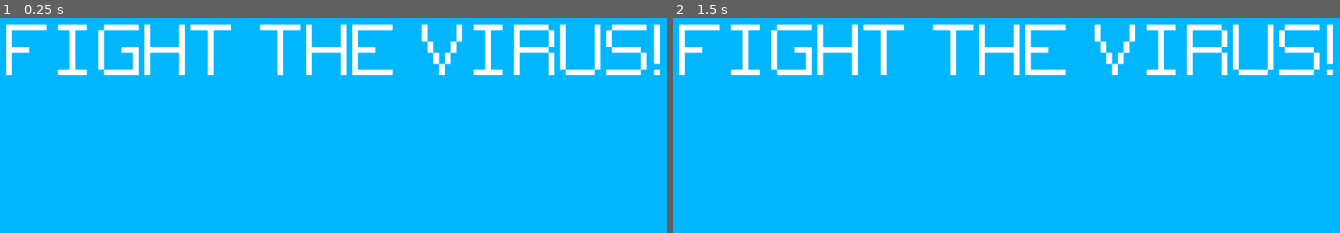
Above: before the commit, frames 1-2 (left to right).
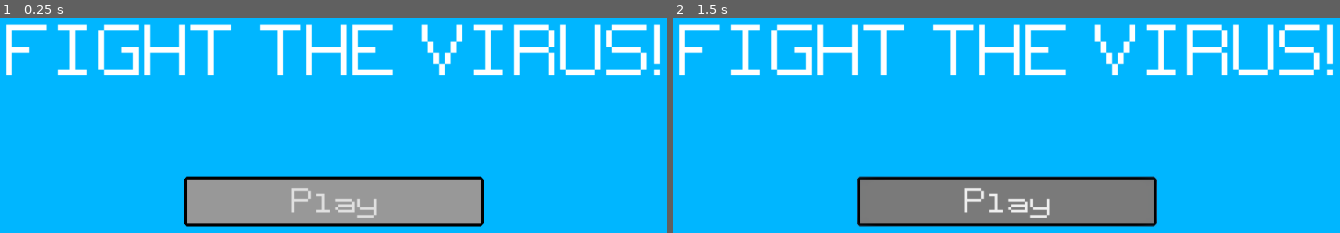
Above: after the commit, the same moments.

Repository: TristanLe07/SoftwareDevelopmentTask4
Game: Godot game, scene res://Control.tscn
The game is run twice, just before and just after one commit, with the same random seed, the same clock (stepped at 60 frames per second) and the same inputs. The project has no main scene, so this scene is started directly.
Inputs (mouse positions are in pixels of both pictures, inside the frame that each line leads up to):
- Up to frame 1 (0.25 s): no input
- Up to frame 2 (1.5 s): click (1006, 200) at 0.5 s, where only the run after the commit has a clickable "Play"; click (1006, 200) at 1.25 s, where only the run after the commit has a clickable "Play"

The runs differ from the first frame. In frame 1, 11% of the frame differs, in the area x 27-73%, y 73-98%; in frame 2, 11%.

Commit message:
rawr

Diff:
--- a/New Game Project/Control.tscn
+++ b/New Game Project/Control.tscn
@@ -1,10 +1,17 @@
-[gd_scene load_steps=3 format=2]
+[gd_scene load_steps=7 format=2]
 
 [ext_resource path="res://assets/font/Spritecoder_Regular.ttf" type="DynamicFontData" id=1]
+[ext_resource path="res://assets/Buttons/ButtonHover.tres" type="StyleBox" id=2]
+[ext_resource path="res://assets/Buttons/ButtonNormal.tres" type="StyleBox" id=3]
+[ext_resource path="res://assets/Buttons/ButtonPressed.tres" type="StyleBox" id=4]
 
 [sub_resource type="DynamicFont" id=1]
 size = 100
 outline_color = Color( 0, 0, 0, 1 )
+font_data = ExtResource( 1 )
+
+[sub_resource type="DynamicFont" id=2]
+size = 48
 font_data = ExtResource( 1 )
 
 [node name="Control" type="Control"]
@@ -30,3 +37,17 @@
 __meta__ = {
 "_edit_use_anchors_": false
 }
+
+[node name="Button" type="Button" parent="."]
+margin_left = 320.0
+margin_top = 320.0
+margin_right = 704.0
+margin_bottom = 384.0
+custom_styles/hover = ExtResource( 2 )
+custom_styles/pressed = ExtResource( 4 )
+custom_styles/normal = ExtResource( 3 )
+custom_fonts/font = SubResource( 2 )
+text = "Play"
+__meta__ = {
+"_edit_use_anchors_": false
+}
--- /dev/null
+++ b/New Game Project/assets/Buttons/ButtonHover.tres
@@ -0,0 +1,15 @@
+[gd_resource type="StyleBoxFlat" format=2]
+
+[resource]
+bg_color = Color( 0.482353, 0.482353, 0.482353, 1 )
+border_width_left = 4
+border_width_top = 4
+border_width_right = 4
+border_width_bottom = 4
+border_color = Color( 0, 0, 0, 1 )
+corner_radius_top_left = 4
+corner_radius_top_right = 4
+corner_radius_bottom_right = 4
+corner_radius_bottom_left = 4
+corner_detail = 1
+anti_aliasing = false
--- /dev/null
+++ b/New Game Project/assets/Buttons/ButtonNormal.tres
@@ -0,0 +1,14 @@
+[gd_resource type="StyleBoxFlat" format=2]
+
+[resource]
+border_width_left = 4
+border_width_top = 4
+border_width_right = 4
+border_width_bottom = 4
+border_color = Color( 0, 0, 0, 1 )
+corner_radius_top_left = 4
+corner_radius_top_right = 4
+corner_radius_bottom_right = 4
+corner_radius_bottom_left = 4
+corner_detail = 1
+anti_aliasing = false
--- /dev/null
+++ b/New Game Project/assets/Buttons/ButtonPressed.tres
@@ -0,0 +1,15 @@
+[gd_resource type="StyleBoxFlat" format=2]
+
+[resource]
+bg_color = Color( 0.415686, 0.415686, 0.415686, 1 )
+border_width_left = 4
+border_width_top = 4
+border_width_right = 4
+border_width_bottom = 4
+border_color = Color( 0, 0, 0, 1 )
+corner_radius_top_left = 4
+corner_radius_top_right = 4
+corner_radius_bottom_right = 4
+corner_radius_bottom_left = 4
+corner_detail = 1
+anti_aliasing = false
